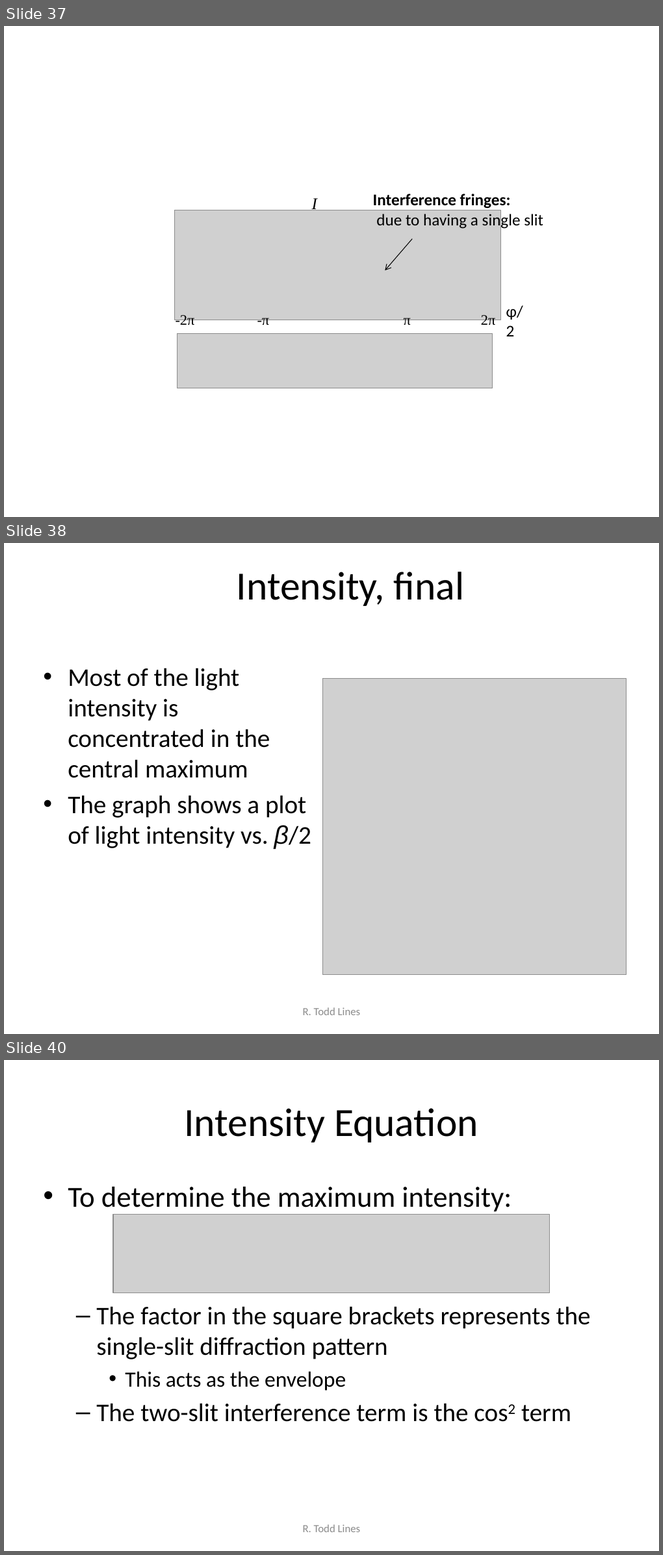
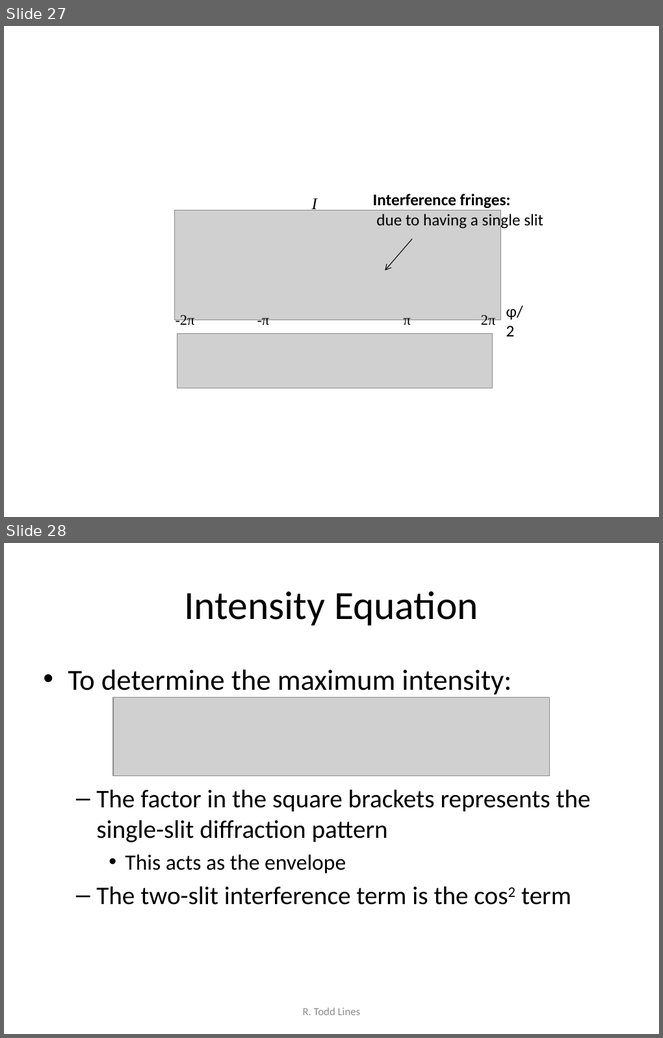
Before and after one commit to rtlines/PH223-Engineering-Physics, a slide deck: Slides/PH223_Lecture_11.pptx. Shown one above the other, each under a label of ours: slides 37, 38 and 40 before the commit, slides 27 and 28 after it; the slides between them are not shown. The pictures are 663x1555 and 663x1038 pixels, drawn with LibreOffice and Linux fonts; fonts in the diff are those of the drawing; grey boxes stand for pictures. Boxes give left, top, right and bottom in pixels: in the first picture for what was removed or moved away, otherwise in the second. Text is boxed around its words. In the diff, an @@ line names an element or a change of style, - is before the commit and + after.

```diff
--- a/Slides/PH223_Lecture_11.pptx
+++ b/Slides/PH223_Lecture_11.pptx
@@ slide 38 removed at (4, 543, 659, 1034), background #FFFFFF @@
@@ title removed at (237, 572, 465, 606) @@
-Intensity, final
@@ text removed at (68, 668, 311, 849) @@
-• Most of the light intensity is concentrated in the central maximum
-• The graph shows a plot of light intensity vs. β/2
@@ picture removed at (323, 679, 627, 975) @@
@@ text removed at (303, 1008, 361, 1016) @@
-R. Todd Lines
@@ what was slide 37 is now slide 27 @@
@@ what was slide 40 is now slide 28 @@
```
Also in this commit, not shown: 11 other slides removed, 16 other files.
